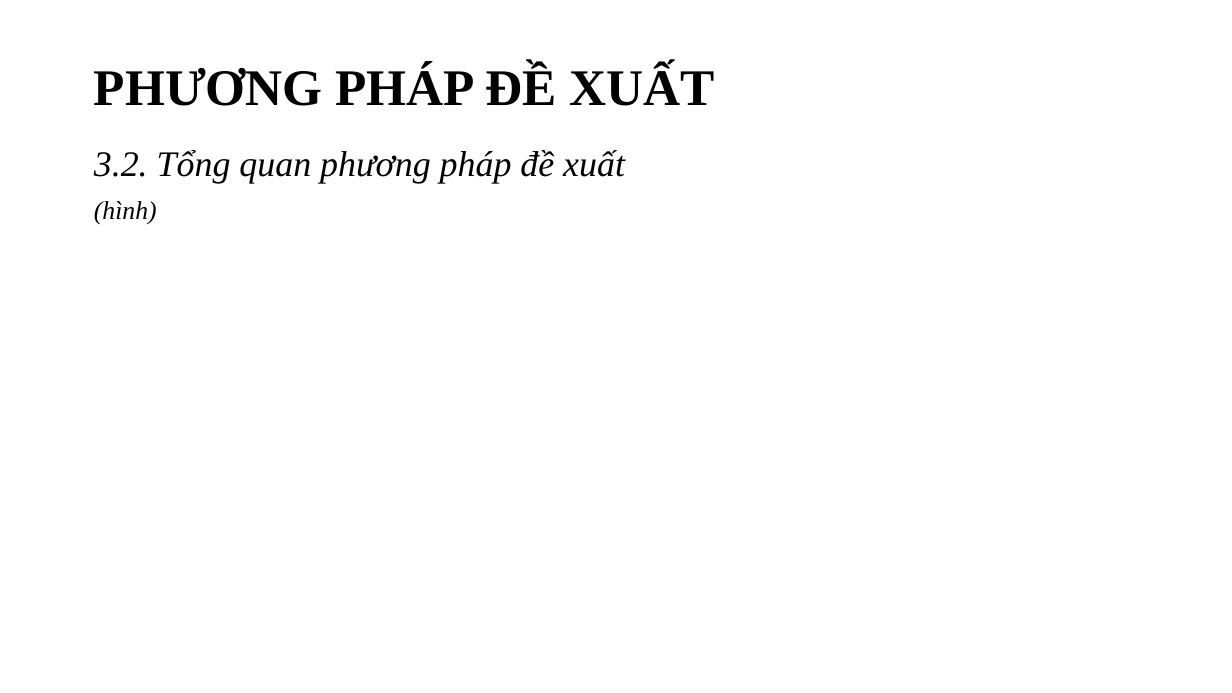
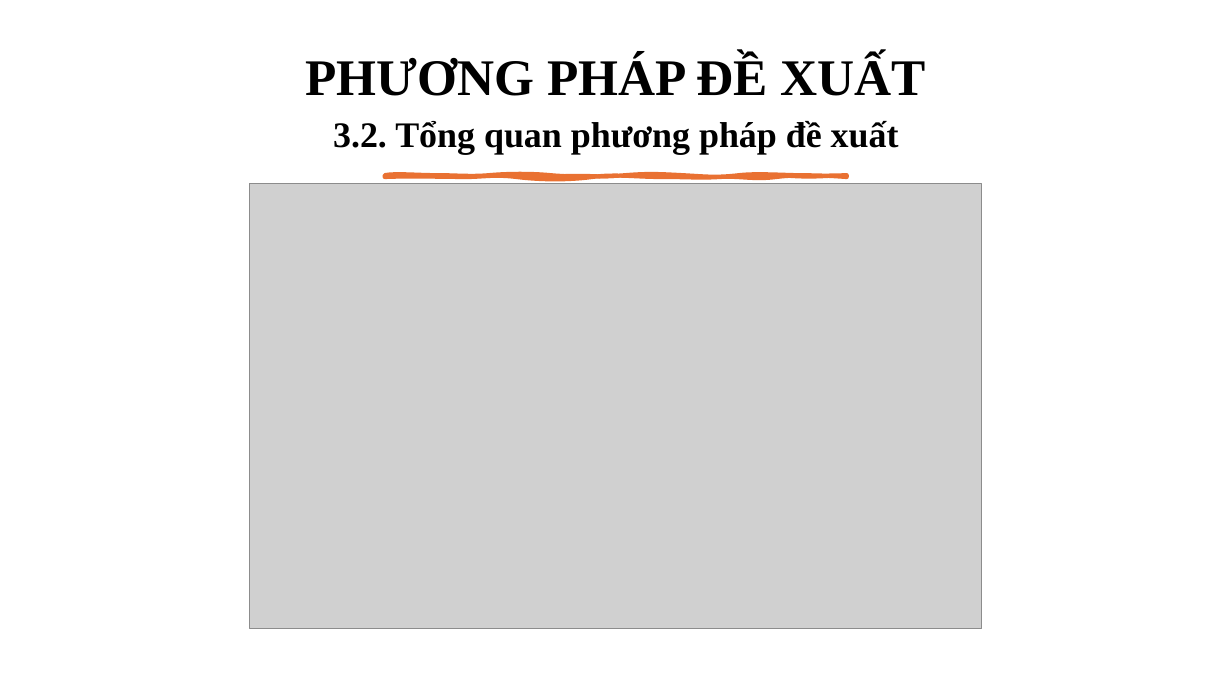
Before and after one commit to ngovanuc/Vietnamese_History_Chatbot, a slide deck: slide 15 of documents/slide bao cao v2.pptx. Drawn at 1232x693 pixels with LibreOffice and Linux fonts; fonts in the diff are those of the drawing; grey boxes stand for pictures. Boxes give left, top, right and bottom in pixels: in the first picture for what was removed or moved away, otherwise in the second. Text is boxed around its words. In the diff, an @@ line names an element or a change of style, - is before the commit and + after.

```diff
--- a/documents/slide bao cao v2.pptx
+++ b/documents/slide bao cao v2.pptx
@@ title at box(305, 55, 926, 154): text changed; size 40 to 28 pt @@
-PHƯƠNG PHÁP ĐỀ XUẤT
+PHƯƠNG PHÁP ĐỀ XUẤT
+3.2. Tổng quan phương pháp đề xuất
@@ text removed at box(94, 150, 625, 225) @@
-3.2. Tổng quan phương pháp đề xuất
-(hình)
@@ freeform shape added at box(384, 176, 847, 177), fill #E97132, outline #E97132 3.25 pt @@
@@ picture added at box(250, 184, 982, 628) @@
```
Also in this commit, not shown: 10 other slides changed, 1 slide added, 2 other files.
